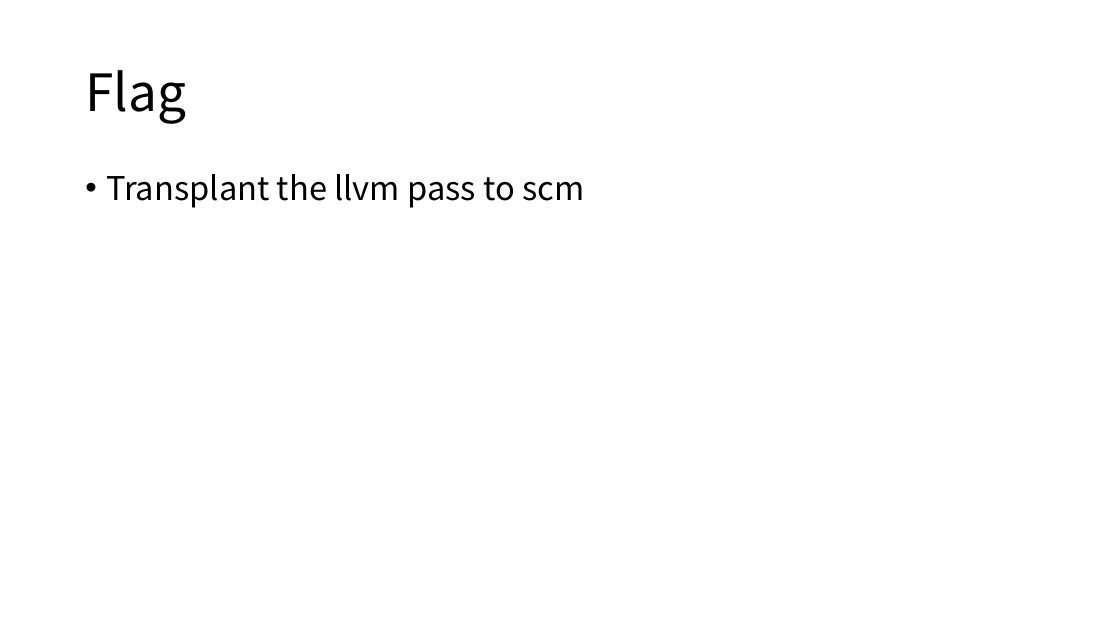
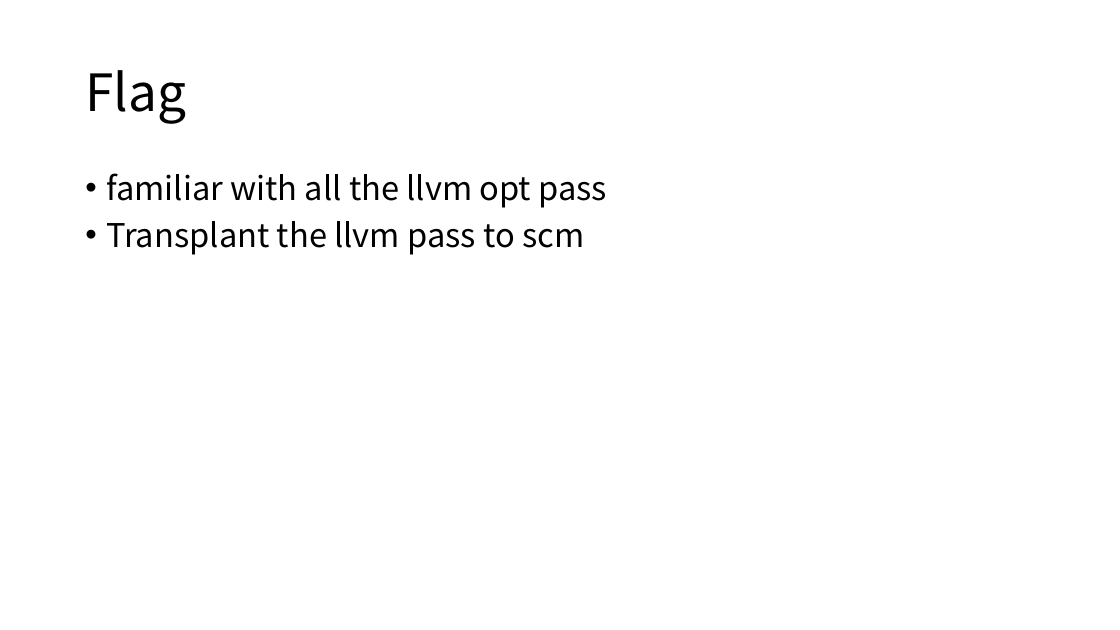
Before and after one commit to xiazhiqian/PPT-Work, a slide deck: slide 42 of LLVM Notes.pptx (slide 21 before the commit). Drawn at 1120x630 pixels with LibreOffice and Linux fonts; fonts in the diff are those of the drawing. Boxes give left, top, right and bottom in pixels: in the first picture for what was removed or moved away, otherwise in the second. Text is boxed around its words. In the diff, an @@ line names an element or a change of style, - is before the commit and + after.

```diff
--- a/LLVM Notes.pptx
+++ b/LLVM Notes.pptx
@@ text at box(106, 173, 608, 208): paragraph added @@
+• familiar with all the llvm opt pass
```
Also in this commit, not shown: 1 other slide changed, 21 slides added.
